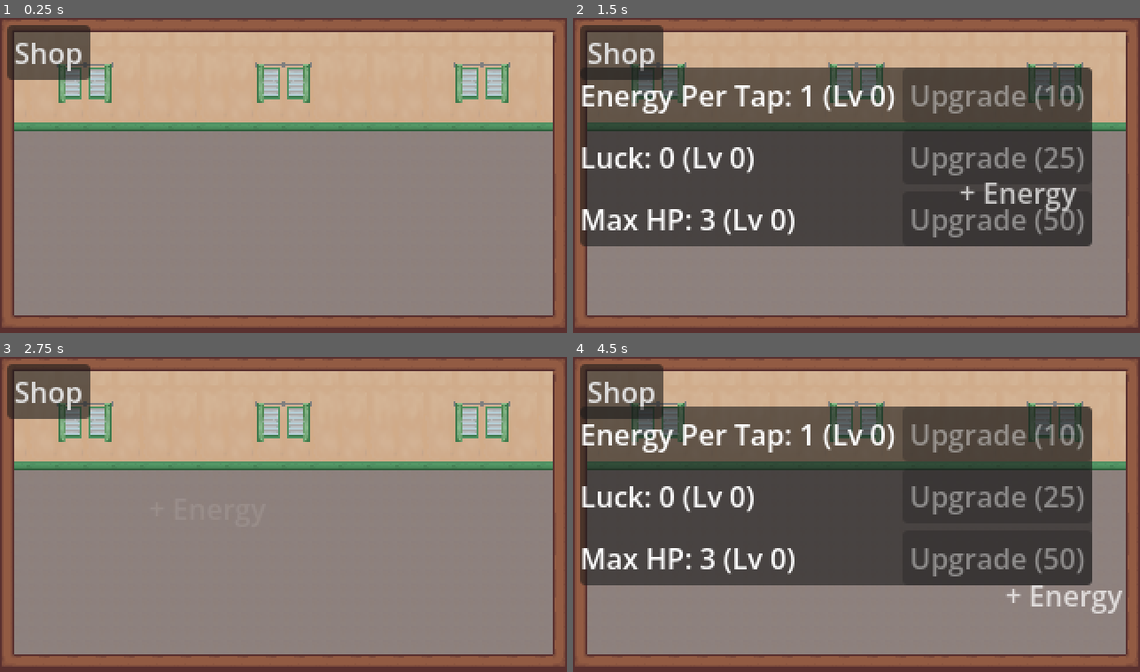
Above: before the commit, frames 1-4 (two rows, left to right).
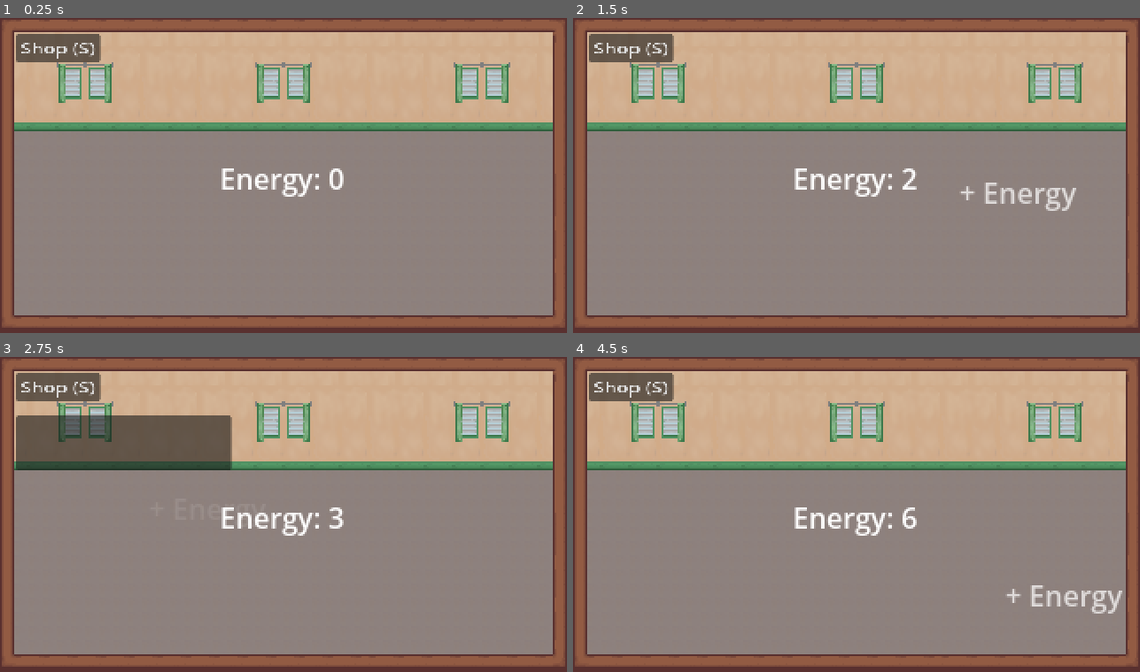
Above: after the commit, the same moments.

Repository: AzeOcram/checkpoint-gamejam
Game: Godot game, scene res://scenes/main/main.tscn
The game is run twice, just before and just after one commit, with the same random seed, the same clock (stepped at 60 frames per second) and the same inputs. The engine's default icon, where the game draws it, is replaced by a stand-in: a white triangle on a blue panel in a dark square.
Inputs (mouse positions are in pixels of both pictures, inside the frame that each line leads up to):
- Up to frame 1 (0.25 s): no input
- Up to frame 2 (1.5 s): click "Shop" (after the commit: "Shop (S)") at 0.5 s; tap Enter at 1.25 s; move the mouse to (981, 162) at 1.27 s; press the mouse at (981, 162) at 1.28 s
- Up to frame 3 (2.75 s): move the mouse to (170, 533) at 2.02 s; release the mouse at (170, 533) at 2.03 s; hold S from 2.03 s (still down); click (170, 533) at 2.1 s
- Up to frame 4 (4.5 s): move the mouse to (913, 445) at 2.77 s; release S at 2.78 s; press the mouse at (913, 445) at 2.78 s; move the mouse to (828, 580) at 3.52 s; release the mouse at (828, 580) at 3.53 s; click (828, 580) at 3.6 s; move the mouse to (1026, 564) at 4.27 s; press the mouse at (1026, 564) at 4.28 s; hold S from 4.28 s (still down)

The runs differ from the first frame. In frame 1, 2.7% of the frame differs, in the area x 1-61%, y 2-57%; in frame 2, 51%; in frame 3, 9.0%; in frame 4, 51%, in the area x 1-92%, y 2-73%.

Commit message:
fix(ui): resized ui components

Diff:
--- a/project.godot
+++ b/project.godot
@@ -18,6 +18,11 @@
 [autoload]
 
 Player="*uid://dy2fa1g4nauj7"
+MCPRuntime="*uid://vm45gif4yrcf"
+
+[editor_plugins]
+
+enabled=PackedStringArray("res://addons/godot_mcp/plugin.cfg")
 
 [display]
 
--- a/scenes/main/main.tscn
+++ b/scenes/main/main.tscn
@@ -4,14 +4,14 @@
 [ext_resource type="Script" uid="uid://cwcmwih7tclyh" path="res://scripts/main/main.gd" id="1_iuonh"]
 [ext_resource type="Texture2D" uid="uid://ivdeidsjya1c" path="res://assets/art/tilemaps/clasroom.PNG" id="2_b1x3f"]
 [ext_resource type="PackedScene" uid="uid://ci201s104vhtk" path="res://scenes/main/stats_panel.tscn" id="3_k2fmo"]
-[ext_resource type="PackedScene" uid="uid://bs6y4k30lyphl" path="res://scenes/main/friends_panel.tscn" id="3_yyfjg"]
+[ext_resource type="PackedScene" path="res://scenes/main/friends_panel.tscn" id="3_yyfjg"]
 [ext_resource type="PackedScene" uid="uid://b2i8fygag633i" path="res://scenes/energy/energy_system.tscn" id="5_6q06x"]
 [ext_resource type="PackedScene" uid="uid://bdpxj05qumq84" path="res://scenes/social_battery/social_battery_system.tscn" id="5_ow5a4"]
 [ext_resource type="PackedScene" uid="uid://bhxj7p3jcoghi" path="res://scenes/friends/recruitment_system.tscn" id="6_hujxm"]
-[ext_resource type="Script" uid="uid://bkwgaojs1e0rl" path="res://scripts/main/game_input.gd" id="6_ow5a4"]
+[ext_resource type="Script" path="res://scripts/main/game_input.gd" id="6_ow5a4"]
+[ext_resource type="AudioStream" uid="uid://dhs7li674d5dt" path="res://assets/audio/checkpoint_bgm_(sample2).ogg" id="10_a8run"]
 [ext_resource type="PackedScene" path="res://scenes/stats/stats_system.tscn" id="11_statsys"]
-[ext_resource type="PackedScene" path="res://scenes/stats/stats_shop.tscn" id="12_statshop"]
-[ext_resource type="AudioStream" uid="uid://dhs7li674d5dt" path="res://assets/audio/checkpoint_bgm_(sample2).ogg" id="10_a8run"]
+[ext_resource type="PackedScene" uid="uid://cs7j61ssisf55" path="res://scenes/stats/stats_shop.tscn" id="12_statshop"]
 
 [sub_resource type="TileSetAtlasSource" id="TileSetAtlasSource_b1x3f"]
 texture = ExtResource("2_b1x3f")
@@ -331,15 +331,23 @@
 script = ExtResource("6_ow5a4")
 
 [node name="EnergySystem" parent="Systems" unique_id=819066042 instance=ExtResource("5_6q06x")]
-visible = false
+offset_left = -75.0
+offset_top = 46.0
+offset_right = -75.0
+offset_bottom = 46.0
 
 [node name="SocialBatterySystem" parent="Systems" unique_id=351034360 instance=ExtResource("5_ow5a4")]
 
 [node name="RecruitmentSystem" parent="Systems" unique_id=1191812297 instance=ExtResource("6_hujxm")]
 
-[node name="StatsSystem" parent="Systems" instance=ExtResource("11_statsys")]
-
-[node name="StatsShop" parent="." instance=ExtResource("12_statshop")]
+[node name="StatsSystem" parent="Systems" unique_id=1200181088 instance=ExtResource("11_statsys")]
+
+[node name="StatsShop" parent="." unique_id=475658977 instance=ExtResource("12_statshop")]
+layout_mode = 0
+offset_left = 5.0
+offset_top = 5.0
+offset_right = 5.0
+offset_bottom = 5.0
 
 [node name="Player" parent="." unique_id=470255114 instance=ExtResource("1_hyk8p")]
 visible = false
--- a/scenes/stats/stats_shop.tscn
+++ b/scenes/stats/stats_shop.tscn
@@ -1,28 +1,31 @@
-[gd_scene format=3]
+[gd_scene format=3 uid="uid://cs7j61ssisf55"]
 
-[ext_resource type="Script" path="res://scripts/stats/stats_shop.gd" id="1_shop"]
+[ext_resource type="Script" uid="uid://slt0vor014hj" path="res://scripts/stats/stats_shop.gd" id="1_shop"]
 
-[node name="StatsShop" type="Control"]
+[node name="StatsShop" type="Control" unique_id=1259275654]
 layout_mode = 3
 anchors_preset = 0
 mouse_filter = 2
 script = ExtResource("1_shop")
 
-[node name="ToggleButton" type="Button" parent="."]
+[node name="ToggleButton" type="Button" parent="." unique_id=1873237064]
 layout_mode = 0
 offset_left = 4.0
 offset_top = 4.0
 offset_right = 44.0
 offset_bottom = 24.0
-text = "Shop"
+scale = Vector2(0.6799997, 0.52)
+text = "Shop (S)"
 
-[node name="ShopPanel" type="PanelContainer" parent="."]
+[node name="ShopPanel" type="PanelContainer" parent="." unique_id=413615759]
 visible = false
 layout_mode = 0
 offset_left = 4.0
 offset_top = 28.0
 offset_right = 164.0
 offset_bottom = 88.0
+scale = Vector2(0.76, 0.5200006)
 
-[node name="Rows" type="VBoxContainer" parent="ShopPanel"]
+[node name="Rows" type="VBoxContainer" parent="ShopPanel" unique_id=274208398]
+visible = false
 layout_mode = 2
